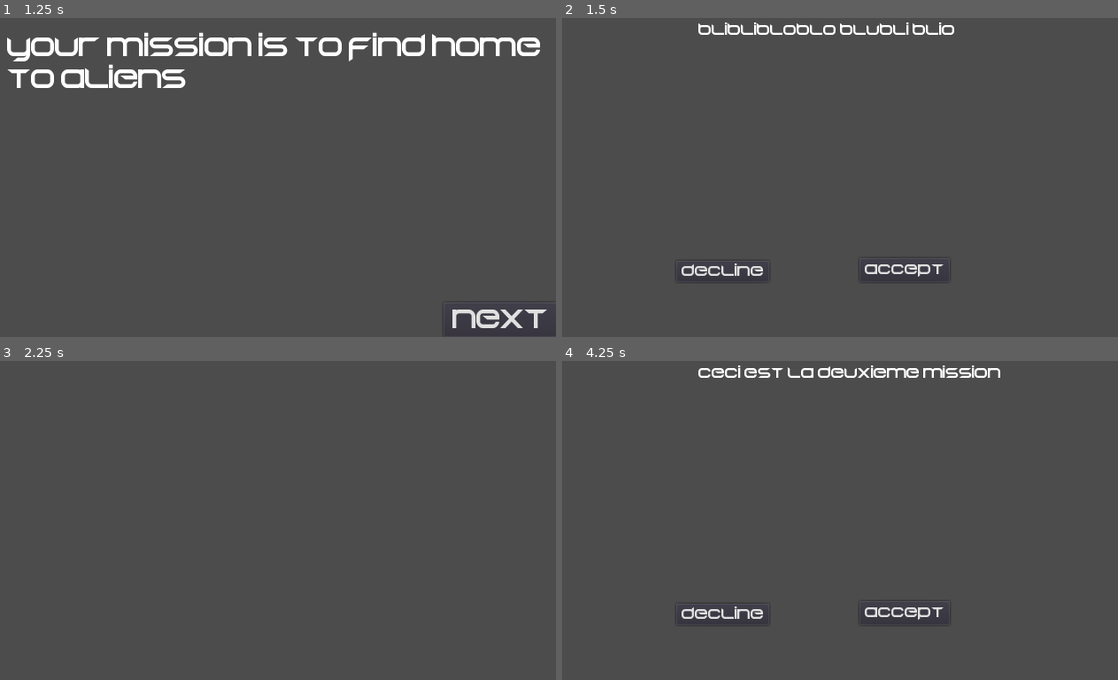
Above: before the commit, frames 1-4 (two rows, left to right).
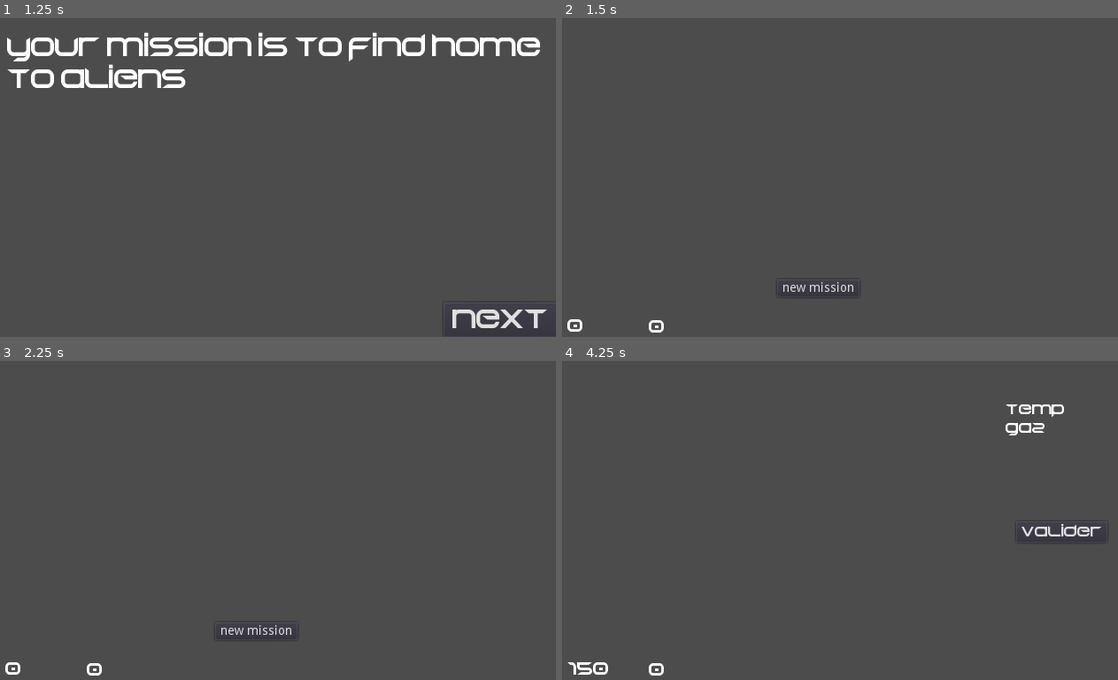
Above: after the commit, the same moments.

Repository: RyanHerb/-jubilant-octo-robot
Game: Godot game, scene res://Main.tscn
Two runs of this game, one before a commit and one after it. Both use one fixed random seed, a clock stepped at 60 frames per second and the inputs below.
Inputs (mouse positions are in pixels of both pictures, inside the frame that each line leads up to):
- Up to frame 1 (1.25 s): click "start" at 0.5 s
- Up to frame 2 (1.5 s): click "next" at 1.25 s
- Up to frame 3 (2.25 s): click (161, 613) at 2 s, where only the run before the commit has a clickable "decline"
- Up to frame 4 (4.25 s): click (817, 632) at 2.75 s, where only the run after the commit has a clickable "new mission"; click (739, 628) at 3.5 s, where only the run after the commit has a clickable "accepter"

Frame 1 is identical in both runs. In frame 2, 1.6% of the frame differs, in the area x 0-71%, y 1-99%; in frame 3, 0.3%; in frame 4, 2.3%, in the area x 0-97%, y 1-99%.

Commit message:
Button valider mission
Missionpossède son propre bouton de validation
Son signal permet aussi d'update les sous

Diff:
--- a/HUDBureau.gd
+++ b/HUDBureau.gd
@@ -3,6 +3,8 @@
 export (PackedScene) var Mission
 
 signal mission_finished
+signal see_mission
+signal see_missionIntro
 
 
 func _ready():
@@ -16,39 +18,35 @@
 	$Money.hide()
 	$Prestige.hide()
 	$RecapMission.hide()
-	$AcceptMission.hide()
-	$DescMission.hide()
 	$FinishMissionButton.hide()
 	$Fin.hide()
-	$RefuseMission.hide()
+	$NewMission.hide()
 
 #func miniature_mission():
 	#$RecapMission.text = str($Mission.max_temperature)
 	#comment construir le text ???
 #affiche aussi le pourcentage de finition de la mission
 
+func show_interface():
+	$Money.show()
+	$Prestige.show()
+
 func start_game():
-	var cpt
+	pass
 
 func end_game():
 	$Fin.show()
 
-func show_intro_mission():
-	$AcceptMission.show()
-	#$DescMission.text = mission.getDescr()
-	$DescMission.show()
-	$RefuseMission.show()
+func new_mission():
+	$NewMission.show()
 
-func update_description_mission(text):
-	$DescMission.text = text
+func update_money(somme):
+	$Money.text = str(int($Money.text) + somme)
 
-
-func _on_AcceptMission_pressed():
+func mission_validated(mission):
 	$RecapMission.show()
-	$AcceptMission.hide()
-	$DescMission.hide()
 	$FinishMissionButton.show()
-	$RefuseMission.hide()
+	update_money(mission.get_budget())
 	#ajouter budget à Money
 
 
@@ -58,8 +56,11 @@
 	emit_signal("mission_finished")
 
 
-func _on_RefuseMission_pressed():
-	$AcceptMission.hide()
-	$RefuseMission.hide()
-	$DescMission.hide()
-	emit_signal("mission_finished")
+func _on_AffichMissionButton_pressed():
+	$AffichMissionButton.hide()
+	emit_signal("see_mission")
+
+
+func _on_NewMission_pressed():
+	$NewMission.hide()
+	emit_signal("see_missionIntro")
--- a/HUDBureau.tscn
+++ b/HUDBureau.tscn
@@ -17,20 +17,11 @@
 size = 20
 font_data = ExtResource( 1 )
 
-[sub_resource type="DynamicFont" id=12]
-font_data = ExtResource( 1 )
-
-[sub_resource type="DynamicFont" id=6]
-font_data = ExtResource( 1 )
-
 [sub_resource type="DynamicFont" id=7]
 font_data = ExtResource( 1 )
 
 [sub_resource type="DynamicFont" id=11]
 size = 35
-font_data = ExtResource( 1 )
-
-[sub_resource type="DynamicFont" id=13]
 font_data = ExtResource( 1 )
 
 [node name="HUDBureau" type="Node2D"]
@@ -88,32 +79,6 @@
 "_edit_group_": true
 }
 
-[node name="AcceptMission" type="Button" parent="."]
-margin_left = 348.0
-margin_top = 271.0
-margin_right = 402.0
-margin_bottom = 298.0
-custom_fonts/font = SubResource( 12 )
-text = "accept"
-__meta__ = {
-"_edit_group_": true,
-"_edit_use_anchors_": false
-}
-
-[node name="DescMission" type="Label" parent="."]
-anchor_left = 0.5
-anchor_right = 0.5
-margin_left = 165.5
-margin_top = 5.0
-margin_right = 514.5
-margin_bottom = 138.0
-custom_fonts/font = SubResource( 6 )
-text = "test descriptif"
-__meta__ = {
-"_edit_group_": true,
-"_edit_use_anchors_": false
-}
-
 [node name="FinishMissionButton" type="Button" parent="."]
 margin_left = 525.0
 margin_top = 181.0
@@ -145,16 +110,16 @@
 "_edit_use_anchors_": false
 }
 
-[node name="RefuseMission" type="Button" parent="."]
-margin_left = 141.0
-margin_top = 273.5
-margin_right = 243.0
-margin_bottom = 297.5
-custom_fonts/font = SubResource( 13 )
-text = "decline"
+[node name="NewMission" type="Button" parent="."]
+margin_left = 255.0
+margin_top = 295.0
+margin_right = 348.0
+margin_bottom = 315.0
+text = "new mission"
 __meta__ = {
+"_edit_group_": true,
 "_edit_use_anchors_": false
 }
-[connection signal="pressed" from="AcceptMission" to="." method="_on_AcceptMission_pressed"]
+[connection signal="pressed" from="AffichMissionButton" to="." method="_on_AffichMissionButton_pressed"]
 [connection signal="pressed" from="FinishMissionButton" to="." method="_on_FinishMissionButton_pressed"]
-[connection signal="pressed" from="RefuseMission" to="." method="_on_RefuseMission_pressed"]
+[connection signal="pressed" from="NewMission" to="." method="_on_NewMission_pressed"]
--- a/Main.gd
+++ b/Main.gd
@@ -2,10 +2,7 @@
 
 export (PackedScene) var Mission
 
-# Declare member variables here. Examples:
-# var a = 2
-# var b = "text"
-
+#var current_mission
 
 # Called when the node enters the scene tree for the first time.
 func _ready():
@@ -13,36 +10,57 @@
 	$HUDBureau.hide_all()
 
 
-# Called every frame. 'delta' is the elapsed time since the previous frame.
-#func _process(delta):
-#	pass
+func start_scenario():
+	$HUDBureau.show_interface()
+	var mission = create_mission_1()
+	add_child(mission)
+	mission.connect("mission_accepte", $HUDBureau, "mission_validated")
+	$HUDBureau.new_mission()
+	yield($HUDBureau, "see_missionIntro")
+	mission.show_intro_mission()
+
+	#current_mission = mission
+	yield($EntreMissions, "timeout")
+	$EntreMissions.stop()
+
+	mission = create_mission_2()
+	add_child(mission)
+	mission.connect("mission_accepte", $HUDBureau, "mission_validated")
+	$HUDBureau.new_mission()
+	yield($HUDBureau, "see_missionIntro")
+	mission.show_intro_mission()
+	mission.connect("mission_accepte", $HUDBureau, "mission_validated")
+	yield($EntreMissions, "timeout")
+	$EntreMissions.stop()
+
+	mission = create_mission_3()
+	add_child(mission)
+	mission.connect("mission_accepte", $HUDBureau, "mission_validated")
+	$HUDBureau.new_mission()
+	yield($HUDBureau, "see_missionIntro")
+	mission.show_intro_mission()
+	mission.connect("mission_accepte", $HUDBureau, "mission_validated")
+	yield($EntreMissions, "timeout")
+	$HUDBureau.end_game()
+
+
 
 
 func _on_HUD_start_game():
 	$HUDBureau.start_game()
 	start_scenario()
 
-func start_scenario():
-	var mission = create_mission_1()
-	add_child(mission)
-	$HUDBureau.show_intro_mission()
-	yield($EntreMissions, "timeout")
-	$EntreMissions.stop()
-	mission = create_mission_2()
-	$HUDBureau.show_intro_mission()
-	yield($EntreMissions, "timeout")
-	$EntreMissions.stop()
-	mission = create_mission_3()
-	$HUDBureau.show_intro_mission()
-	yield($EntreMissions, "timeout")
-	$EntreMissions.stop()
-	$HUDBureau.end_game()
+func startTimer():
+	$EntreMissions.start()
+
+func _on_HUDBureau_mission_finished():
+	$EntreMissions.start()
+
 
 func create_mission_1():
 	var mission = preload("res://Mission.tscn").instance()
 	var descri = "bliblibloblo blubli blio"
 	mission.update_descr(descri)
-	$HUDBureau.update_description_mission(descri)
 	mission.update_values(0, 40, "oxygene", 150)
 	return mission
 
@@ -50,7 +68,6 @@
 	var mission = preload("res://Mission.tscn").instance()
 	var descri = "ceci est la deuxieme mission"
 	mission.update_descr(descri)
-	$HUDBureau.update_description_mission(descri)
 	mission.update_values(-20, 10, "azote", 400)
 	return mission
 
@@ -58,10 +75,5 @@
 	var mission = preload("res://Mission.tscn").instance()
 	var descri = "au secours c'est la fin"
 	mission.update_descr(descri)
-	$HUDBureau.update_description_mission(descri)
 	mission.update_values(20, 55, "zemon", 1000)
 	return mission
-
-
-func _on_HUDBureau_mission_finished():
-	$EntreMissions.start()
--- a/Mission.gd
+++ b/Mission.gd
@@ -1,6 +1,8 @@
 extends Node2D
 
-var descriptif = "rien"
+signal mission_accepte
+signal mission_refuse
+
 var min_temperature = 0
 var max_temperature = 1
 var atmosphere = "oxygen"
@@ -34,14 +36,21 @@
 
 # Called when the node enters the scene tree for the first time.
 func _ready():
-	pass # Replace with function body.
+	hide_all()
+
+func hide_all():
+	$Accepter.hide()
+	$Refuser.hide()
+	$Description.hide()
+
+func show_intro_mission():
+	$Accepter.show()
+	$Description.show()
+	#$Refuser.show()
 
 
 func update_descr(text):
-	descriptif = text
-
-func get_desc():
-	return descriptif
+	$Description.text = text
 
 func update_values(min_tmp, max_tmp, gaz, money):
 	min_temperature = min_tmp
@@ -49,7 +58,23 @@
 	atmosphere = gaz
 	budget = money
 
+func get_desc():
+	return $Description.text
 
-# Called every frame. 'delta' is the elapsed time since the previous frame.
-#func _process(delta):
-#	pass
+func get_budget():
+	return budget
+
+
+
+func _on_Accepter_pressed():
+	emit_signal("mission_accepte", self)
+	$Accepter.hide()
+	$Refuser.hide()
+	$Description.hide()
+
+
+func _on_Refuser_pressed():
+	$Accepter.hide()
+	$Refuser.hide()
+	$Description.hide()
+	emit_signal("mission_refuse")
--- a/Mission.tscn
+++ b/Mission.tscn
@@ -6,3 +6,44 @@
 script = ExtResource( 1 )
 
 [node name="Alien" type="Sprite" parent="."]
+__meta__ = {
+"_edit_group_": true
+}
+
+[node name="Accepter" type="Button" parent="."]
+margin_left = 178.0
+margin_top = 292.0
+margin_right = 245.0
+margin_bottom = 312.0
+text = "accepter"
+__meta__ = {
+"_edit_group_": true,
+"_edit_use_anchors_": false
+}
+
+[node name="Refuser" type="Button" parent="."]
+margin_left = 362.0
+margin_top = 296.0
+margin_right = 419.0
+margin_bottom = 316.0
+text = "refuser"
+__meta__ = {
+"_edit_group_": true,
+"_edit_use_anchors_": false
+}
+
+[node name="Description" type="Label" parent="."]
+margin_left = 285.0
+margin_top = 41.0
+margin_right = 393.0
+margin_bottom = 106.0
+text = "bliblblibo azdazd
+azdazd
+azdad
+Merci"
+__meta__ = {
+"_edit_group_": true,
+"_edit_use_anchors_": false
+}
+[connection signal="pressed" from="Accepter" to="." method="_on_Accepter_pressed"]
+[connection signal="pressed" from="Refuser" to="." method="_on_Refuser_pressed"]
Not shown: 1 places in HUDBureau.tscn that only renumber resources
